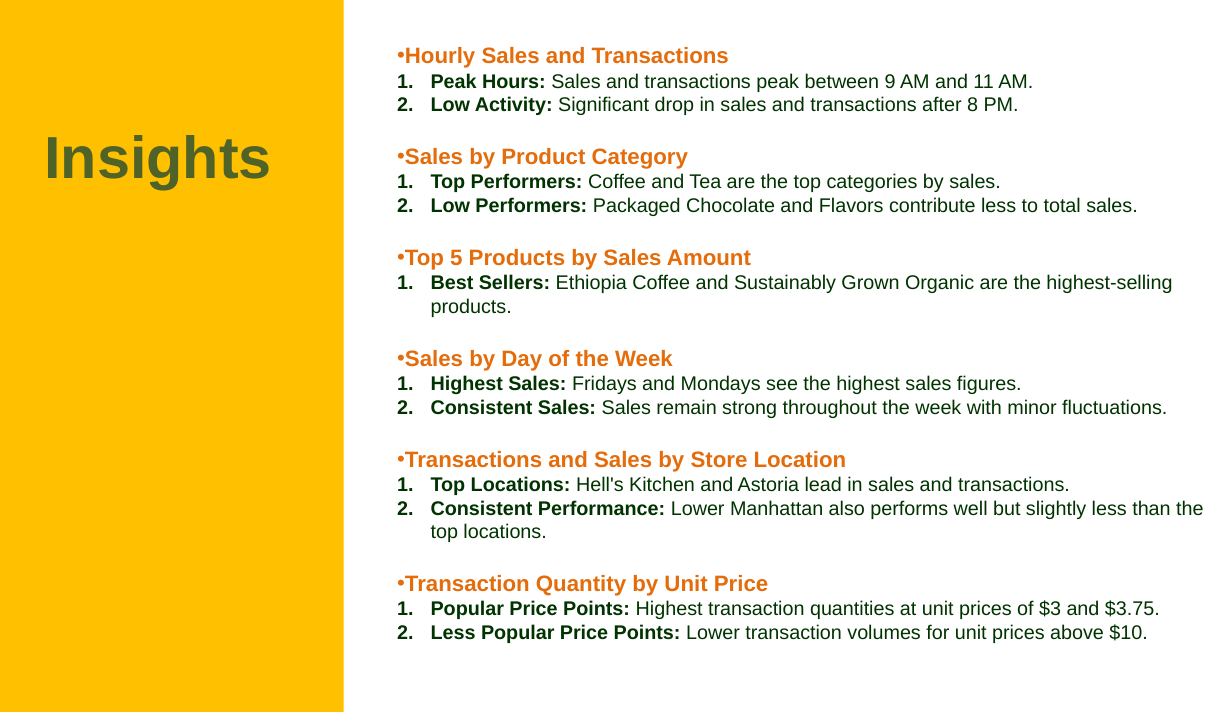
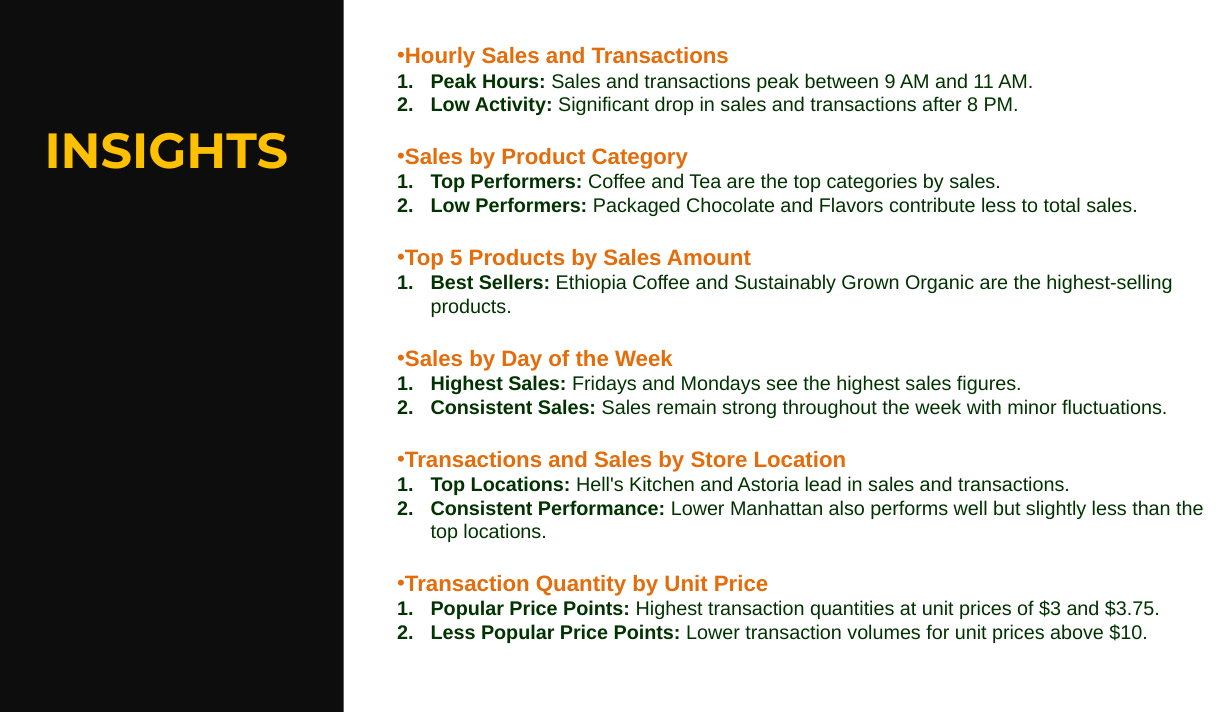
Before and after one commit to jasnoorvirk26/coffee-shop-sales-analysis, a slide deck: slide 10 of Coffee-Shop-Sales-Analysis-Presentation.pptx. Drawn at 1232x712 pixels with LibreOffice and Linux fonts; fonts in the diff are those of the drawing. Boxes give left, top, right and bottom in pixels: in the first picture for what was removed or moved away, otherwise in the second. Text is boxed around its words. In the diff, an @@ line names an element or a change of style, - is before the commit and + after.

```diff
--- a/Coffee-Shop-Sales-Analysis-Presentation.pptx
+++ b/Coffee-Shop-Sales-Analysis-Presentation.pptx
@@ rectangle at (x1=0, y1=0, x2=344, y2=712): fill #FFC000 to #0D0D0D @@
@@ title at (x1=45, y1=132, x2=289, y2=169): text changed; size 48 to 40 pt; font Arial to Montserrat; text colour #4F6228 to #FFC000 @@
-Insights
+INSIGHTS
```
Also in this commit, not shown: 11 other slides changed.
